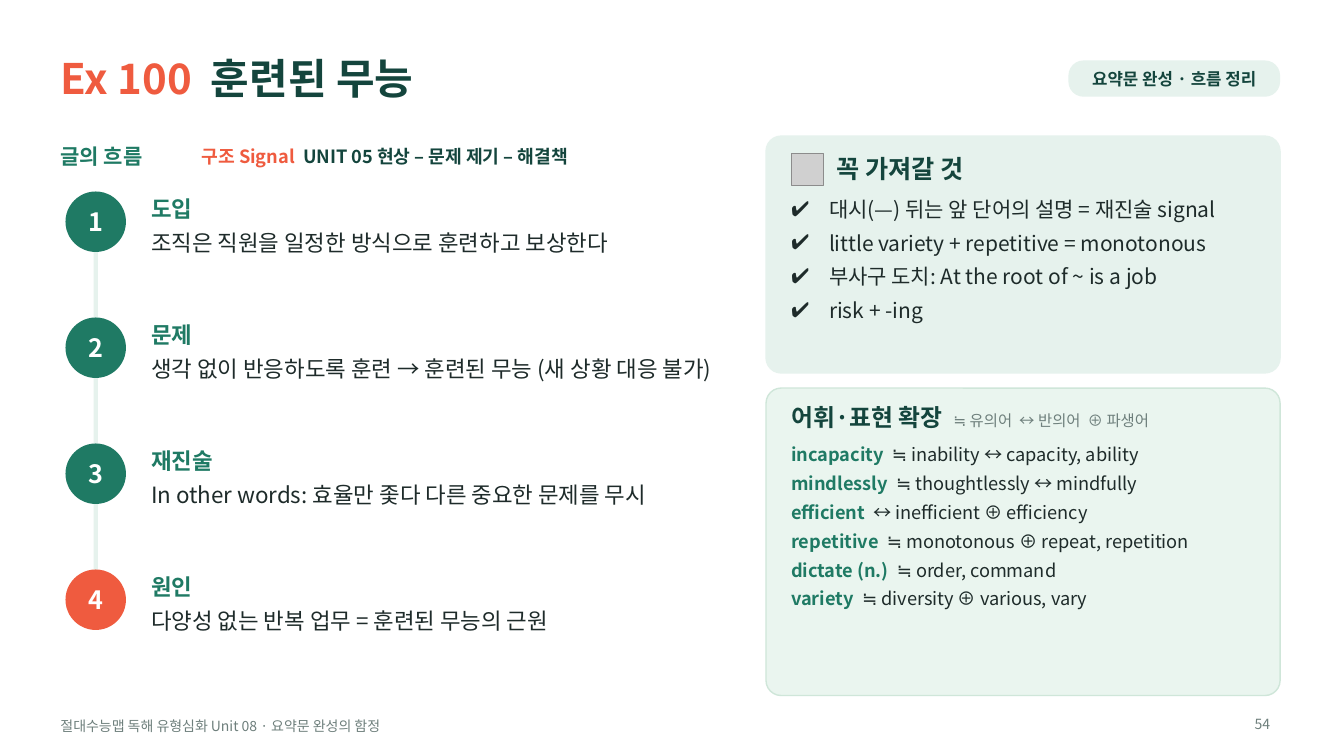
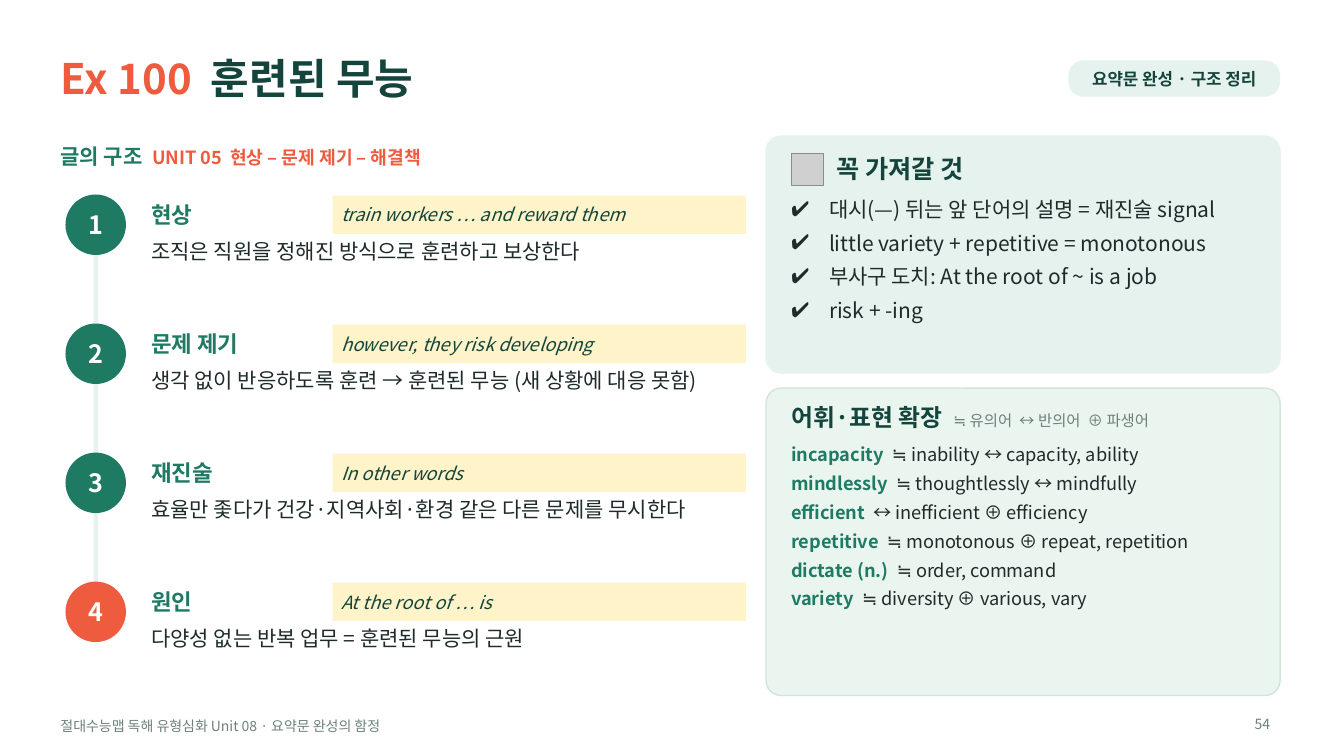
Before and after one commit to HUFSDavid/HUFSDavid, a slide deck: slide 54 of 절대수능맵_독해유형심화_Unit08_수업PPT.pptx. Drawn at 1344x756 pixels with LibreOffice and Linux fonts; fonts in the diff are those of the drawing; grey boxes stand for pictures. Boxes give left, top, right and bottom in pixels: in the first picture for what was removed or moved away, otherwise in the second. Text is boxed around its words. In the diff, an @@ line names an element or a change of style, - is before the commit and + after.

```diff
--- a/절대수능맵_독해유형심화_Unit08_수업PPT.pptx
+++ b/절대수능맵_독해유형심화_Unit08_수업PPT.pptx
@@ text in rounded rectangle at [1092,71,1256,87]: text changed @@
-요약문 완성 · 흐름 정리
+요약문 완성 · 구조 정리
@@ text at [60,146,421,166]: text changed; text colour #14453D to #EF5B3F @@
-구조 Signal UNIT 05 현상 – 문제 제기 – 해결책
+글의 구조 UNIT 05 현상 – 문제 제기 – 해결책
@@ text removed at [60,146,143,166] @@
-글의 흐름
@@ text removed at [151,198,192,219] @@
-도입
@@ text added at [151,204,192,225], 16 pt, text #1F7A64, bold @@
+현상
@@ rectangle added at [333,196,746,234], fill #FFF3C9, 13 pt, text #14453D, italic @@
+train workers … and reward them
@@ line moved from (96, 222) - (96, 600) to (96, 227) - (96, 614) @@
@@ text at [151,241,580,261]: text changed; size 16 to 15 pt @@
-조직은 직원을 일정한 방식으로 훈련하고 보상한다
+조직은 직원을 정해진 방식으로 훈련하고 보상한다
@@ ellipse "2": place and size @@
-ellipse "2" at [66,318,126,378]
+ellipse "2" at [66,324,126,384]
@@ rectangle added at [333,325,746,363], fill #FFF3C9, 13 pt, text #14453D, italic @@
+however, they risk developing
@@ text at [151,333,238,354]: text changed @@
-문제
+문제 제기
@@ text at [151,370,697,392]: text changed; size 16 to 15 pt @@
-생각 없이 반응하도록 훈련 → 훈련된 무능 (새 상황 대응 불가)
+생각 없이 반응하도록 훈련 → 훈련된 무능 (새 상황에 대응 못함)
@@ ellipse "3": place and size @@
-ellipse "3" at [66,444,126,504]
+ellipse "3" at [66,453,126,513]
@@ text "재진술": place and size @@
-text "재진술" at [151,450,213,471]
+text "재진술" at [151,462,213,483]
@@ rectangle added at [333,454,746,492], fill #FFF3C9, 13 pt, text #14453D, italic @@
+In other words
@@ text at [151,499,686,519]: text changed; size 16 to 15 pt @@
-In other words: 효율만 좇다 다른 중요한 문제를 무시
+효율만 좇다가 건강·지역사회·환경 같은 다른 문제를 무시한다
@@ ellipse "4": place and size @@
-ellipse "4" at [66,570,126,630]
+ellipse "4" at [66,582,126,642]
@@ text "원인": place and size @@
-text "원인" at [151,576,192,597]
+text "원인" at [151,591,192,612]
@@ rectangle added at [333,583,746,621], fill #FFF3C9, 13 pt, text #14453D, italic @@
+At the root of … is
@@ text "다양성 없는 반복 업무 = ...": place and size @@
-text "다양성 없는 반복 업무 = ..." at [151,610,548,631]
+text "다양성 없는 반복 업무 = ..." at [151,628,525,648]
@@ text "다양성 없는 반복 업무 = ..." at [151,628,525,648]: size 16 to 15 pt @@
```
Also in this commit, not shown: 13 other slides changed, 5 other files.
